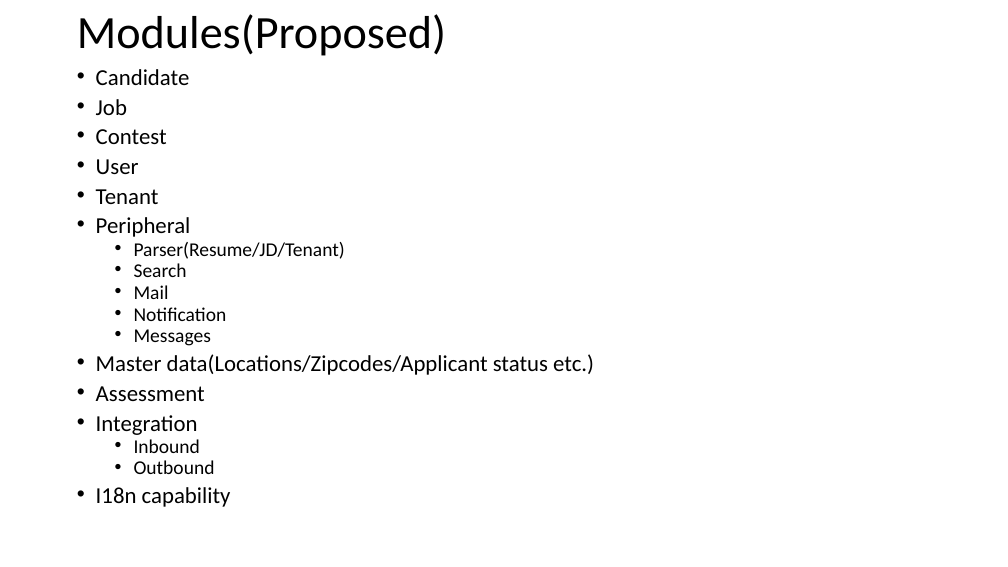
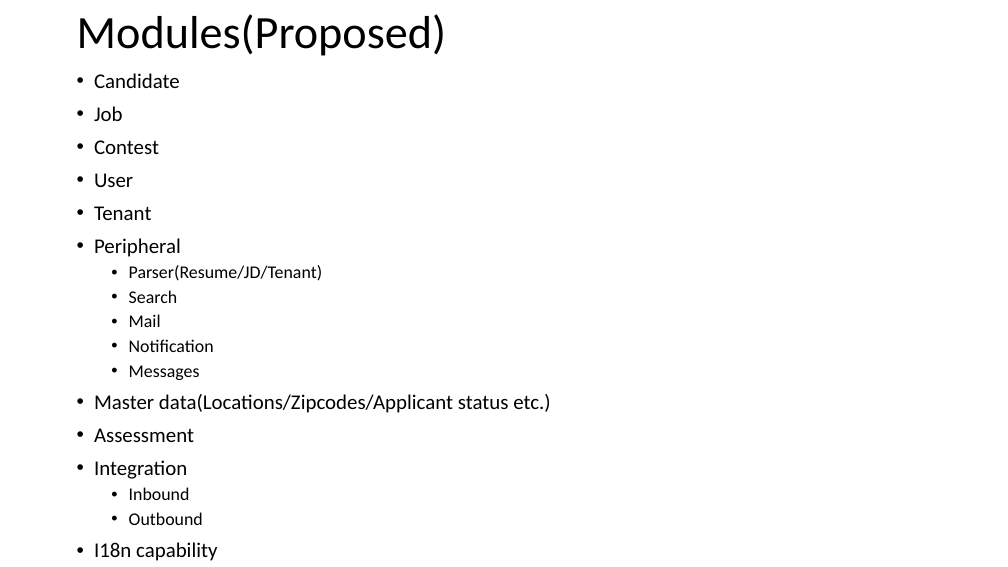
Before and after one commit to biswamohanty76/campaign, a slide deck: slide 3 of associated-docs/TechProposal.pptx. Drawn at 1008x567 pixels with LibreOffice and Linux fonts; fonts in the diff are those of the drawing. Boxes give left, top, right and bottom in pixels: in the first picture for what was removed or moved away, otherwise in the second. Text is boxed around its words. In the diff, an @@ line names an element or a change of style, - is before the commit and + after.

```diff
--- a/associated-docs/TechProposal.pptx
+++ b/associated-docs/TechProposal.pptx
@@ text "Candidate" at [94, 73, 550, 525]: size 21.7 to 19.9 pt in "Candidate", "Job", "Contest", "User" and 6 more places; size 18.6 to 17 pt in "Parser(Resume/JD/Tenant)", "Search", "Mail", "Notification" and 3 more places; indent changed; line spacing 0.7 to 0.9 @@
```
Also in this commit, not shown: 3 other slides changed.
